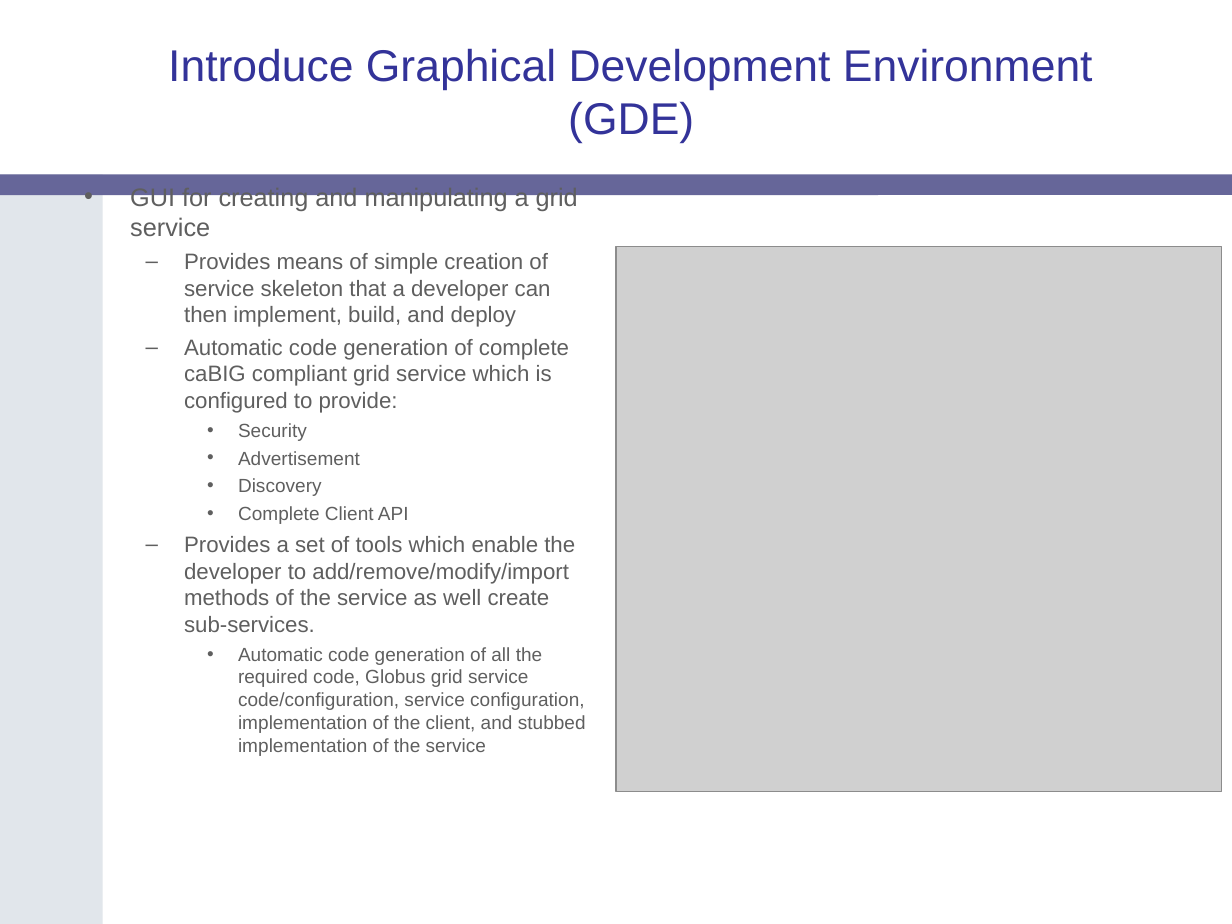
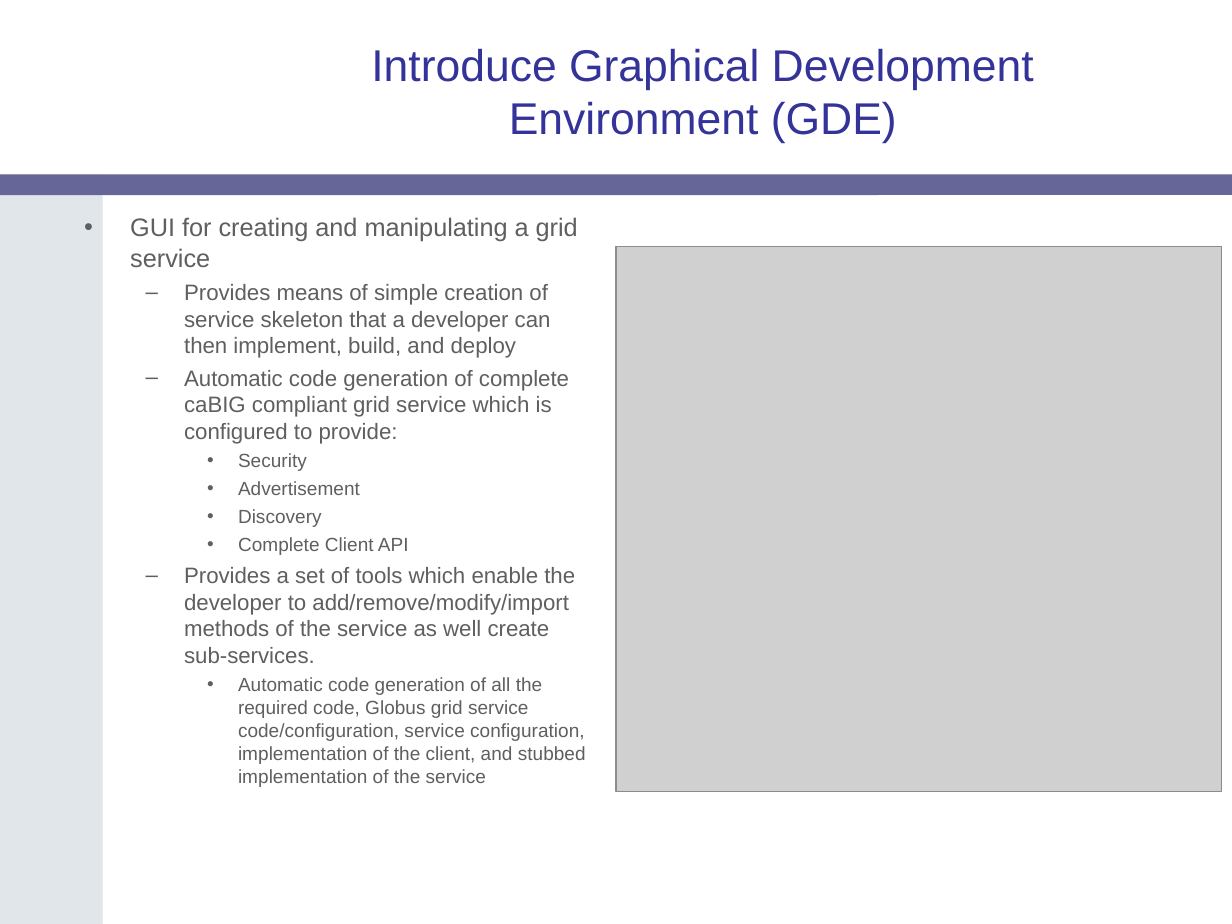
Before and after one commit to NCIP/cagrid-portal, a slide deck: slide 6 of cagrid-1-0/Documentation/presentations/introduce/gridWorld-2006-Introduce.ppt (slide 30 before the commit). Drawn at 1232x924 pixels with LibreOffice and Linux fonts; fonts in the diff are those of the drawing; grey boxes stand for pictures; background and template pictures are left out. Boxes give left, top, right and bottom in pixels: in the first picture for what was removed or moved away, otherwise in the second. Text is boxed around its words. In the diff, an @@ line names an element or a change of style, - is before the commit and + after.

```diff
--- a/cagrid-1-0/Documentation/presentations/introduce/gridWorld-2006-Introduce.ppt
+++ b/cagrid-1-0/Documentation/presentations/introduce/gridWorld-2006-Introduce.ppt
@@ title "Introduce Graphical Development Environment (GDE)" rewrapped from bbox=[168, 48, 1093, 144] to bbox=[371, 48, 1034, 144] @@
@@ text "GUI for creating and manipulating ...": place and size @@
-text "GUI for creating and manipulating ..." at bbox=[130, 188, 586, 756]
+text "GUI for creating and manipulating ..." at bbox=[130, 217, 586, 787]
```
Also in this commit, not shown: 10 other slides changed, 3 slides added, 13 slides removed.
